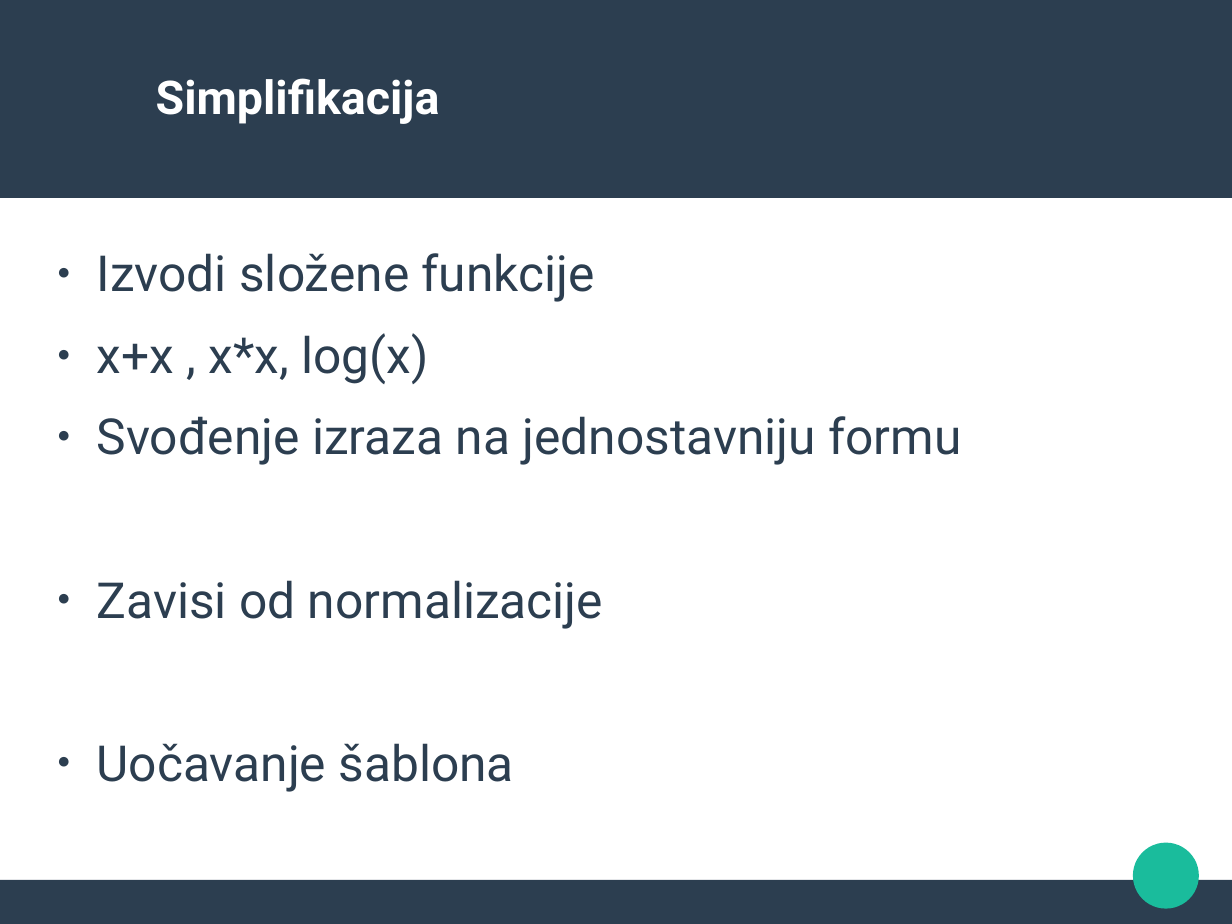
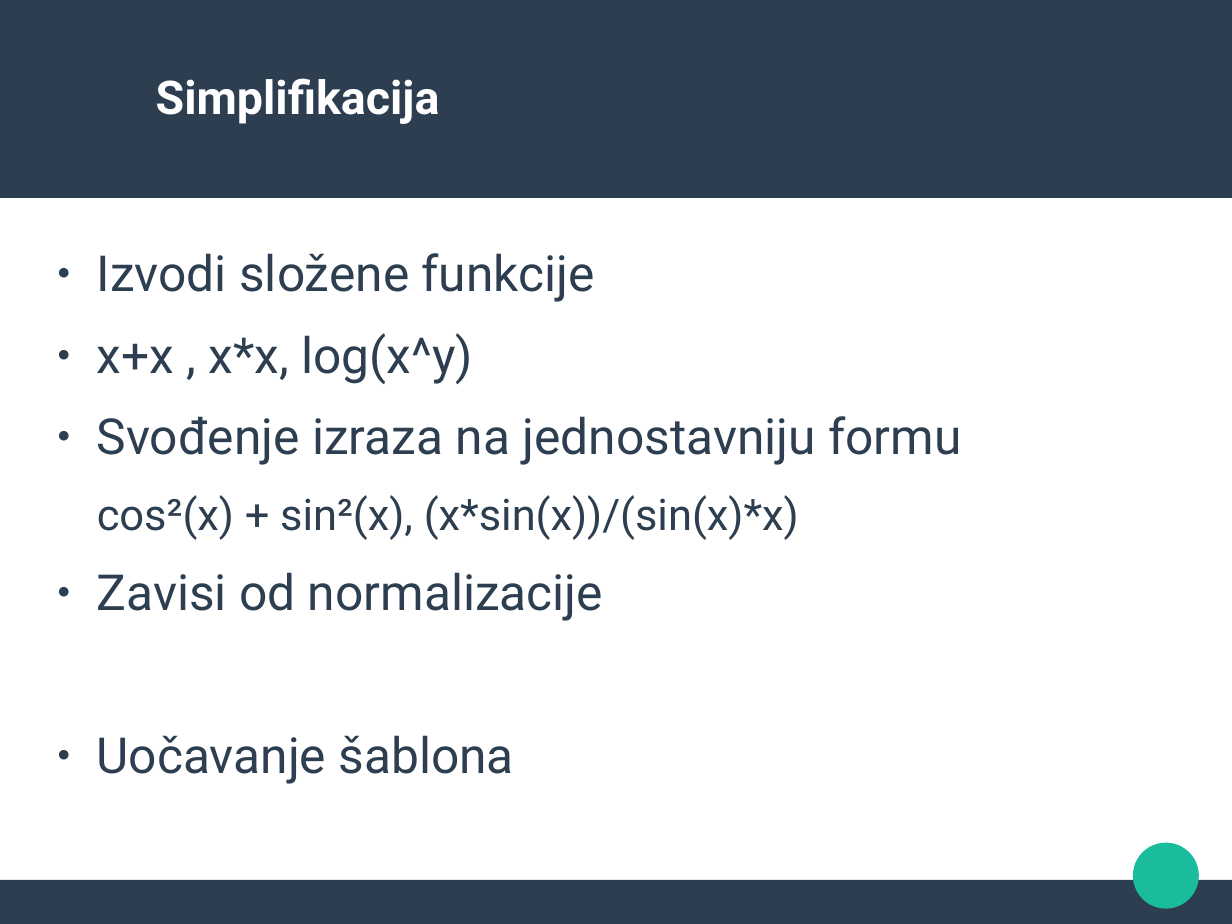
Before and after one commit to sule45/FP2016, a slide deck: slide 5 of prezentacija/FP_prez.odp. Drawn at 1232x924 pixels with LibreOffice and Linux fonts; fonts in the diff are those of the drawing; background and template pictures are left out. Boxes give left, top, right and bottom in pixels: in the first picture for what was removed or moved away, otherwise in the second. Text is boxed around its words. In the diff, an @@ line names an element or a change of style, - is before the commit and + after.

Commit message:
Changed the presentation

```diff
--- a/prezentacija/FP_prez.odp
+++ b/prezentacija/FP_prez.odp
@@ text at (97,333,472,384): text changed @@
-● x+x , x*x, log(x)
+● x+x , x*x, log(x^y)
@@ text at (97,495,799,540): paragraph added @@
+cos²(x) + sin²(x), (x*sin(x))/(sin(x)*x)
```
Also in this commit, not shown: 3 other slides changed.
